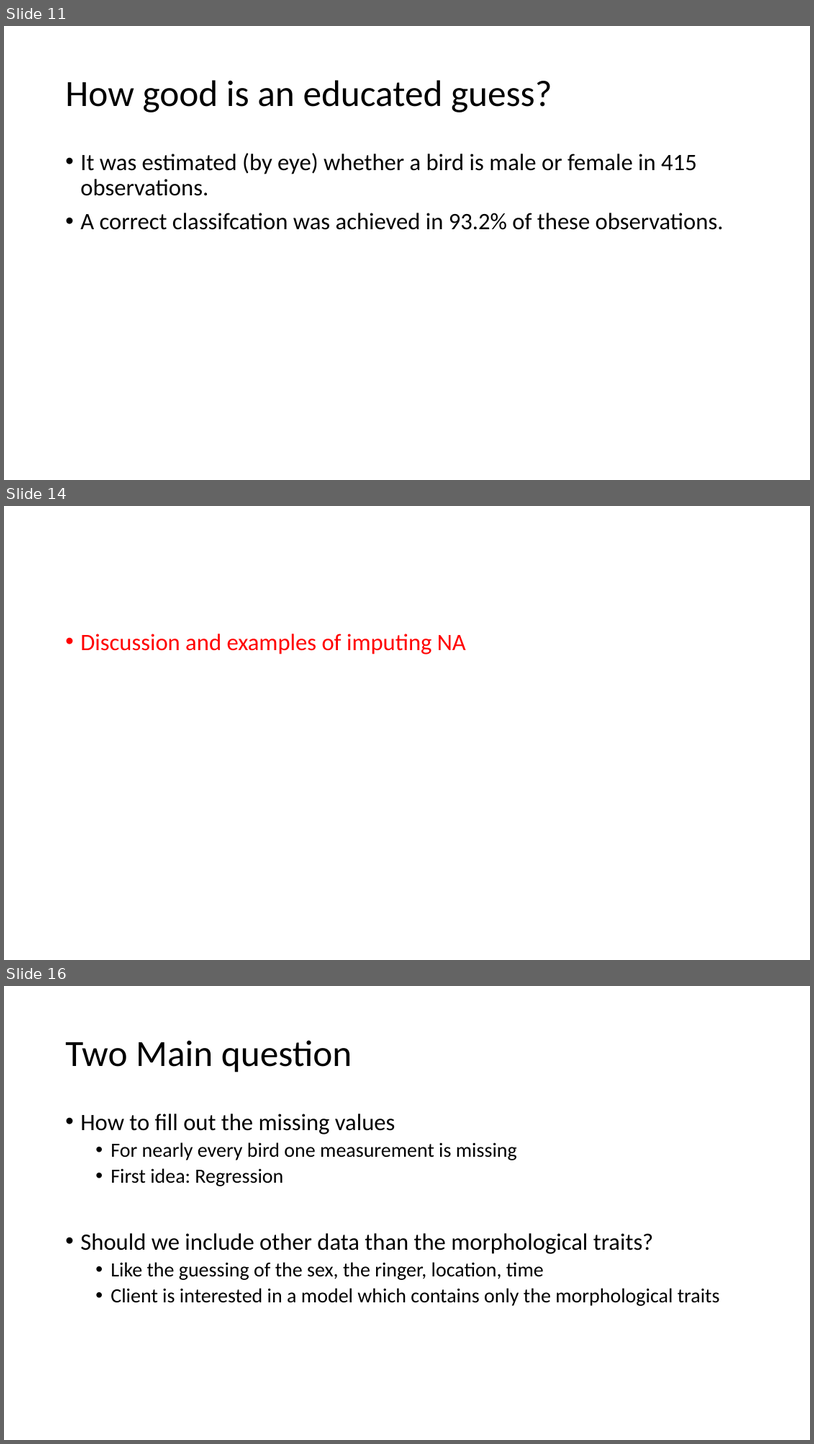
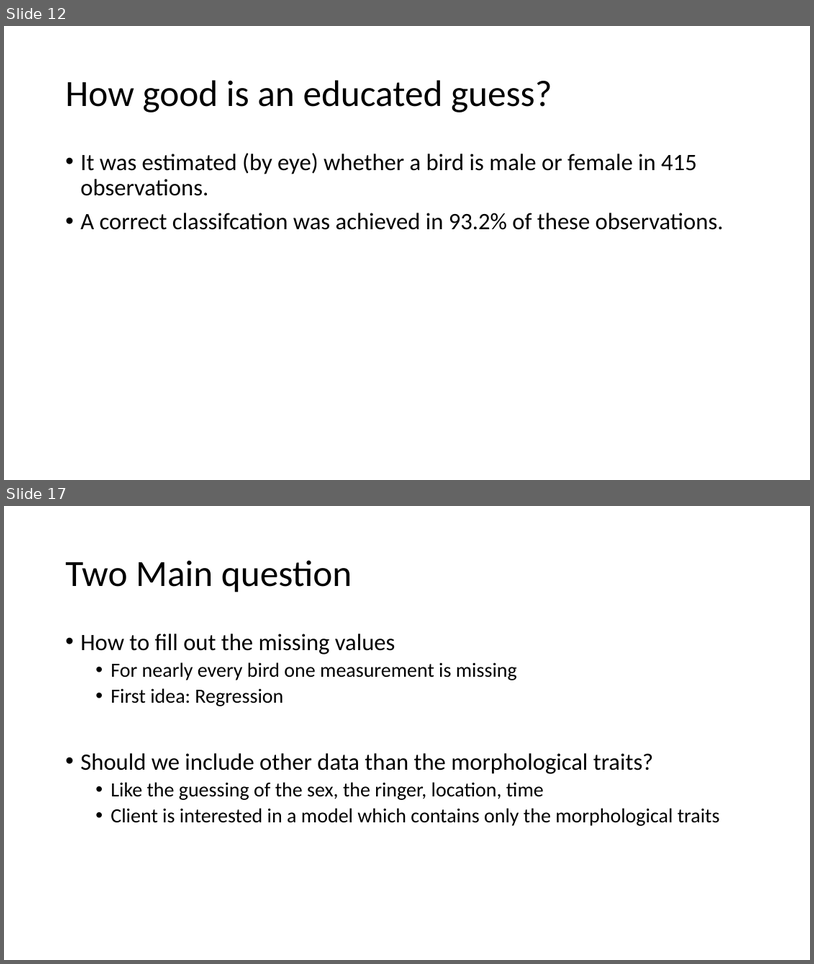
Before and after one commit to AlderCoder/Snow-finches, a slide deck: initial presentation.pptx. Shown one above the other, each under a label of ours: slides 11, 14 and 16 before the commit, slides 12 and 17 after it; the slides between them are not shown. The pictures are 814x1444 and 814x964 pixels, drawn with LibreOffice and Linux fonts; fonts in the diff are those of the drawing. Boxes give left, top, right and bottom in pixels: in the first picture for what was removed or moved away, otherwise in the second. Text is boxed around its words. In the diff, an @@ line names an element or a change of style, - is before the commit and + after.

```diff
--- a/initial presentation.pptx
+++ b/initial presentation.pptx
@@ slide 14 removed at [4,506,810,960], background #FFFFFF @@
@@ text removed at [80,633,466,654] @@
-• Discussion and examples of imputing NA
@@ what was slide 11 is now slide 12 @@
@@ what was slide 16 is now slide 17 @@
```
Also in this commit, not shown: 3 slides changed, 5 slides added, 1 other slide removed, 1 other file.
